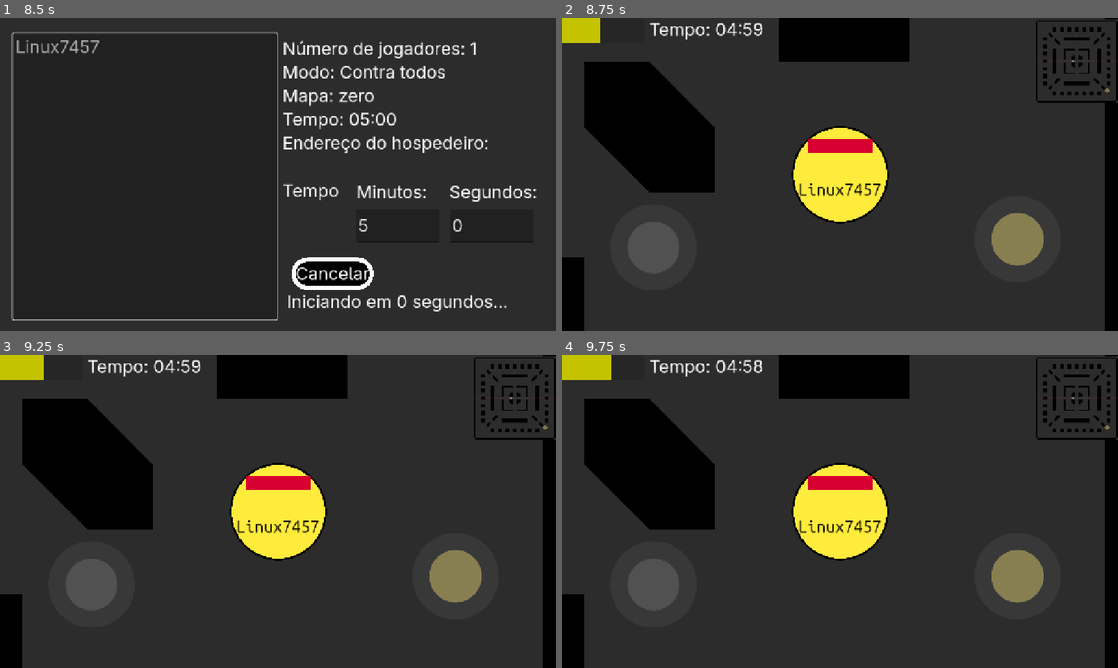
Above: before the commit, frames 1-4 (two rows, left to right).
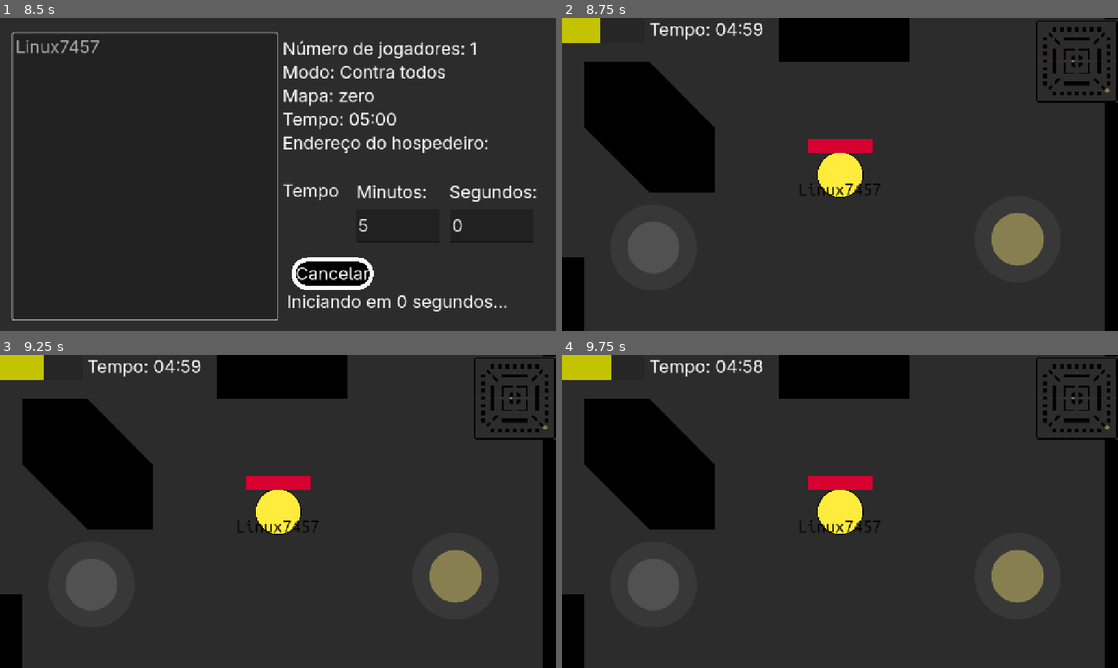
Above: after the commit, the same moments.

Repository: ruanv0/shots_circles
Game: Godot game, scene res://hub.tscn
Two runs of this game, one before a commit and one after it. Both use one fixed random seed, a clock stepped at 60 frames per second and the inputs below.
Inputs (mouse positions are in pixels of both pictures, inside the frame that each line leads up to):
- Up to frame 1 (8.5 s): click (94, 293) at 0.52 s; type "12" at 0.6 s; click "Host" at 1.25 s; click "Iniciar" at 2 s; click "Cancelar" at 2.75 s; click "Iniciar" at 3.5 s; tap Enter at 4.25, 5.75, 7.25 s; move the mouse to (400, 158) at 4.27 s; click (400, 158) at 4.42 s; tap Space at 5, 6.5, 8 s; drag from (166, 190) to (250, 237) at 5.02 s; move the mouse to (333, 105) at 5.77 s; click (333, 105) at 5.92 s; drag from (250, 237) to (111, 127) at 6.52 s; move the mouse to (444, 221) at 7.27 s; click (444, 221) at 7.42 s; drag from (111, 127) to (194, 96) at 8.02 s
- Up to frame 2 (8.75 s): no input
- Up to frame 3 (9.25 s): move the mouse to (305, 511) at 8.77 s; click (305, 511) at 8.92 s
- Up to frame 4 (9.75 s): drag from (756, 433) to (728, 527) at 9.52 s

Frame 1 is identical in both runs. In frame 2, 2.8% of the frame differs, in the area x 41-59%, y 34-66%; in frame 3, 2.8%; in frame 4, 2.8%.
Error in both runs: Out of bounds get index '1' (on base: 'PackedStringArray') (res://hub.gd:19)

Commit message:
2025.07.03.1

Diff:
--- a/bala.gd
+++ b/bala.gd
@@ -15,9 +15,8 @@
 	$CollisionShape2D.disabled = false
 	goto = $"../joystick_atirar".go_to
 	var angle = $"../joystick_atirar".angle
-	var radius = $"../joystick_atirar".radius
-	global_position = Vector2($"../".global_position.x + 640 + sin(angle) * (radius + 100),
-							  $"../".global_position.y + 360 - cos(angle) * (radius + 100))
+	global_position = Vector2($"../".global_position.x + 640 + sin(angle) * ($"../collision_shape".shape.radius + 5),
+							  $"../".global_position.y + 360 - cos(angle) * ($"../collision_shape".shape.radius + 5))
 	rotation = angle
 	velocity = goto * speed
 	$timer.start()
--- a/character.gd
+++ b/character.gd
@@ -28,7 +28,6 @@
 	$joystick_atirar.visible = is_multiplayer_authority()
 	$tempo.visible = is_multiplayer_authority()
 	$mapa.visible = is_multiplayer_authority()
-	$Button.visible = is_multiplayer_authority()
 
 
 func _enter_tree() -> void:
@@ -55,14 +54,13 @@
 func andar(delta) -> void:
 	var goto = $joystick_andar.go_to
 	var angle = $joystick_atirar.angle
-	var radius = $joystick_atirar.radius
 	# $arma e $mira devem ter a mesma rotação e a mesma visibilidade
 	if angle != 0:
-		$arma.global_position = Vector2(global_position.x + 640 + sin(angle) * radius * 1.3,
-										global_position.y + 360 - cos(angle) * radius * 1.3)
+		$arma.global_position = Vector2(global_position.x + 640 + sin(angle) * ($collision_shape.shape.radius + 20),
+										global_position.y + 360 - cos(angle) * ($collision_shape.shape.radius + 20))
 		$arma.rotation = angle
-		$mira.global_position = Vector2(global_position.x + 640 + sin(angle) * radius * 3.2,
-										global_position.y + 360 - cos(angle) * radius * 3.2)
+		$mira.global_position = Vector2(global_position.x + 640 + sin(angle) * ($collision_shape.shape.radius + 240),
+										global_position.y + 360 - cos(angle) * ($collision_shape.shape.radius + 240))
 		$mira.rotation = angle
 		# A visilibidade de $arma e $mira devem ser iguais
 		if not $arma.visible:
--- a/character.tscn
+++ b/character.tscn
@@ -14,7 +14,7 @@
 [ext_resource type="Texture2D" uid="uid://jfd3kvafvbd8" path="res://joystick_atirar.png" id="12_bwfjh"]
 
 [sub_resource type="CircleShape2D" id="CircleShape2D_hidji"]
-radius = 113.004
+radius = 54.0
 
 [sub_resource type="StyleBoxFlat" id="StyleBoxFlat_2xosh"]
 bg_color = Color(0.843287, 0, 0.187833, 1)
@@ -70,7 +70,7 @@
 
 [node name="circulo" type="Sprite2D" parent="."]
 position = Vector2(640, 360)
-scale = Vector2(0.25, 0.25)
+scale = Vector2(0.12, 0.12)
 texture = ExtResource("2_amlq5")
 
 [node name="arma" type="Sprite2D" parent="."]
